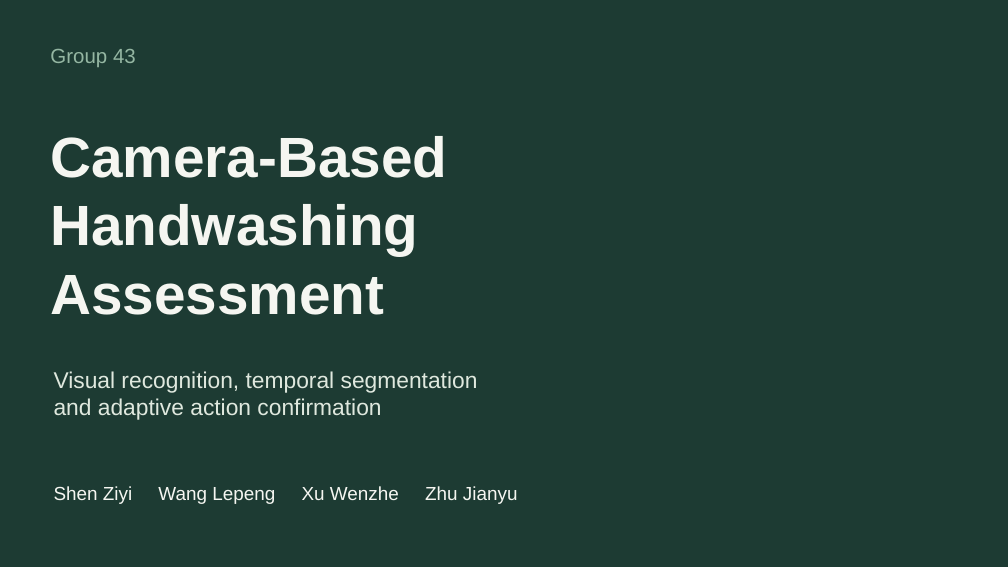
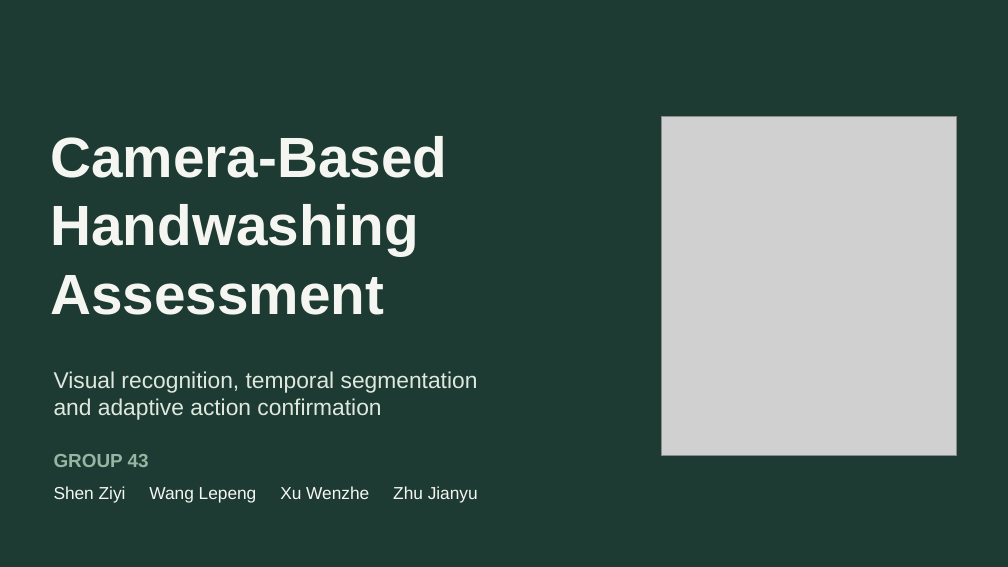
Before and after one commit to Frostash030612/handwash-who-six-step, a slide deck: slide 1 of docs/final_presentation/Handwashing_Final_Presentation.pptx. Drawn at 1008x567 pixels with LibreOffice and Linux fonts; fonts in the diff are those of the drawing; grey boxes stand for pictures. Boxes give left, top, right and bottom in pixels: in the first picture for what was removed or moved away, otherwise in the second. Text is boxed around its words. In the diff, an @@ line names an element or a change of style, - is before the commit and + after.

Commit message:
Refine presentation cover with team and handwashing photo

```diff
--- a/docs/final_presentation/Handwashing_Final_Presentation.pptx
+++ b/docs/final_presentation/Handwashing_Final_Presentation.pptx
@@ picture added at box(662, 116, 957, 455) @@
@@ text at box(54, 454, 149, 467): text changed; size 19.5 to 18 pt; bold on @@
-Group 43
+GROUP 43
@@ text "Shen Ziyi Wang Lepeng Xu ..." at box(54, 486, 478, 503): size 18 to 16.5 pt @@
```
